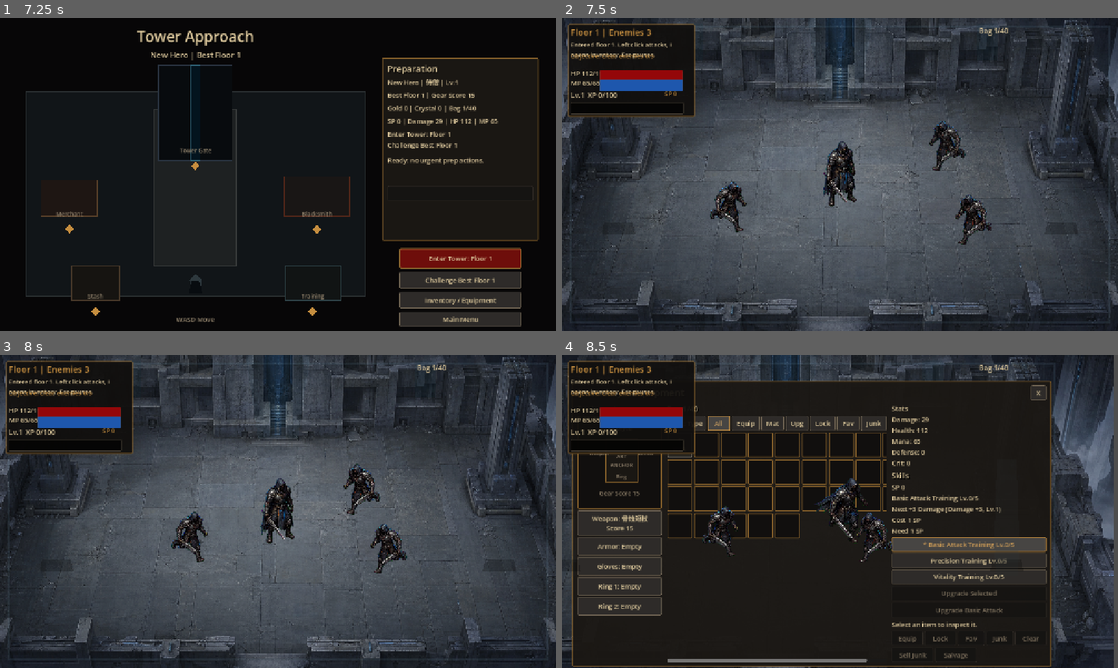
Above: before the commit, frames 1-4 (two rows, left to right).
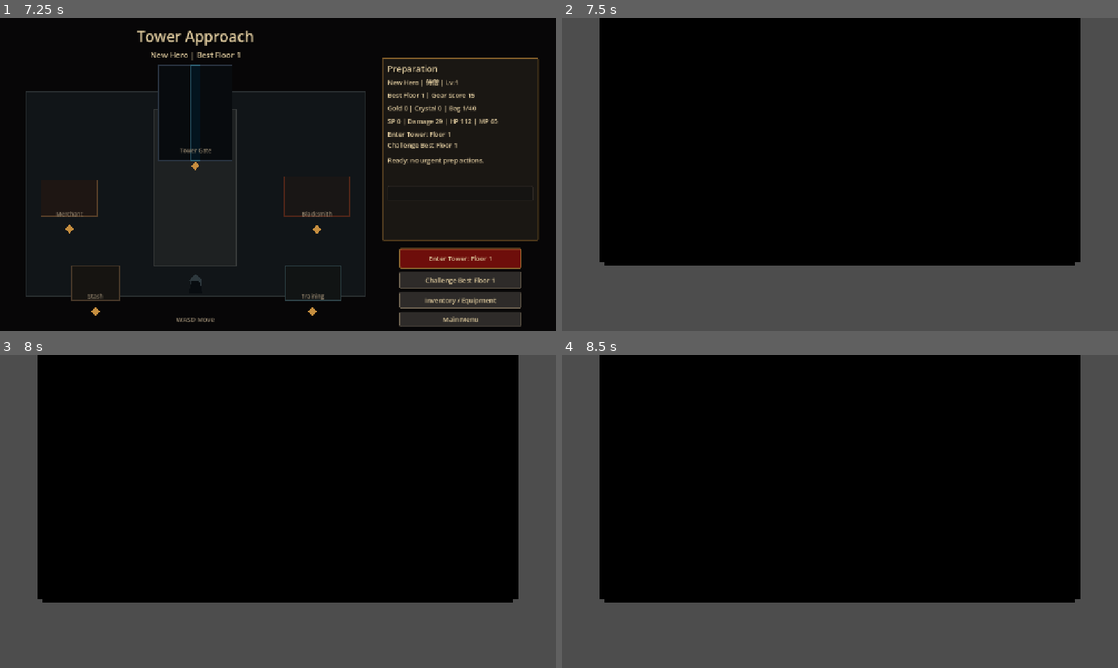
Above: after the commit, the same moments.

Repository: huhejie2009/dark-tower-2d-arpg
Game: Godot game, scene res://scenes/MainMenu.tscn
Same seed, same stepped clock (60 frames per second), same inputs: the game is played once before the commit and once after it.
Inputs (mouse positions are in pixels of both pictures, inside the frame that each line leads up to):
- Up to frame 1 (7.25 s): click "Start Game" at 0.5 s; click "slot_1 Empty Click to select" at 1.25 s; click "slot_2 Empty Click to select" at 2 s; click "slot_3 Empty Click to select" at 2.75 s; click "战士" at 3.5 s; click "游侠" at 4.25 s; click "法师" at 5 s; click "侍僧" at 5.75 s; click "Create In Selected Empty Slot" at 6.5 s
- Up to frame 2 (7.5 s): click "Challenge Best Floor 1" at 7.25 s
- Up to frame 3 (8 s): no input
- Up to frame 4 (8.5 s): tap Enter at 8 s; move the mouse to (962, 495) at 8.02 s; hold D (move_right) from 8.03 s (still down); tap I at 8.1 s; click (962, 495) at 8.17 s

Frame 1 is identical in both runs. In frame 2, 86% of the frame differs, in the area x 0-100%, y 0-100%; in frame 3, 86%; in frame 4, 83%.

Commit message:
Switch active game mode to 2.5D prototype

Diff:
--- a/scripts/app/GameConstants.gd
+++ b/scripts/app/GameConstants.gd
@@ -5,6 +5,8 @@
 const CHARACTER_SELECT_SCENE := "res://scenes/CharacterSelect.tscn"
 const TOWN_SCENE := "res://scenes/Town.tscn"
 const GAME_2D_SCENE := "res://scenes/Game2D.tscn"
+const PROTOTYPE_2_5D_COMBAT_SCENE := "res://scenes/prototypes/Prototype2_5DCombatRoom.tscn"
+const ACTIVE_GAME_SCENE := PROTOTYPE_2_5D_COMBAT_SCENE
 
 const BASE_CLASSES := ["warrior", "ranger", "mage", "acolyte"]
 const EQUIPMENT_SLOTS := ["weapon", "armor", "gloves", "ring_1", "ring_2"]
--- a/scripts/app/SceneRouter.gd
+++ b/scripts/app/SceneRouter.gd
@@ -13,4 +13,7 @@
 	tree.change_scene_to_file(GameConstantsScript.TOWN_SCENE)
 
 static func go_to_game(tree: SceneTree) -> void:
-	tree.change_scene_to_file(GameConstantsScript.GAME_2D_SCENE)
+	tree.change_scene_to_file(GameConstantsScript.ACTIVE_GAME_SCENE)
+
+static func get_active_game_scene_for_test() -> String:
+	return GameConstantsScript.ACTIVE_GAME_SCENE
--- /dev/null
+++ b/tests/regression/regression_active_game_mode_2_5d.gd
@@ -0,0 +1,40 @@
+extends SceneTree
+
+const GameConstantsScript := preload("res://scripts/app/GameConstants.gd")
+const SceneRouterScript := preload("res://scripts/app/SceneRouter.gd")
+
+var failures: Array[String] = []
+
+func _initialize() -> void:
+	call_deferred("_run")
+
+func _run() -> void:
+	var expected_scene := "res://scenes/prototypes/Prototype2_5DCombatRoom.tscn"
+	_expect(GameConstantsScript.ACTIVE_GAME_SCENE == expected_scene, "active game scene should point to 2.5D prototype")
+	_expect(GameConstantsScript.PROTOTYPE_2_5D_COMBAT_SCENE == expected_scene, "2.5D prototype constant should be explicit")
+	_expect(GameConstantsScript.GAME_2D_SCENE == "res://scenes/Game2D.tscn", "legacy 2D combat scene should remain available")
+	_expect(SceneRouterScript.get_active_game_scene_for_test() == expected_scene, "game router should use active game scene")
+
+	var packed := load(expected_scene)
+	_expect(packed is PackedScene, "active 2.5D game scene should load")
+	if packed is PackedScene:
+		var scene: Node = packed.instantiate()
+		root.add_child(scene)
+		await process_frame
+		_expect(scene.has_method("build_prototype_snapshot_for_test"), "active 2.5D scene should expose prototype snapshot")
+		scene.queue_free()
+		await process_frame
+	_finish()
+
+func _finish() -> void:
+	if failures.is_empty():
+		print("NEW_PROJECT_ACTIVE_GAME_MODE_2_5D_OK")
+		quit(0)
+	else:
+		for failure in failures:
+			push_error(failure)
+		quit(1)
+
+func _expect(condition: bool, message: String) -> void:
+	if not condition:
+		failures.append(message)
Not shown, added: docs/progress/2026-06-16-active-game-mode-2-5d-progress.md
